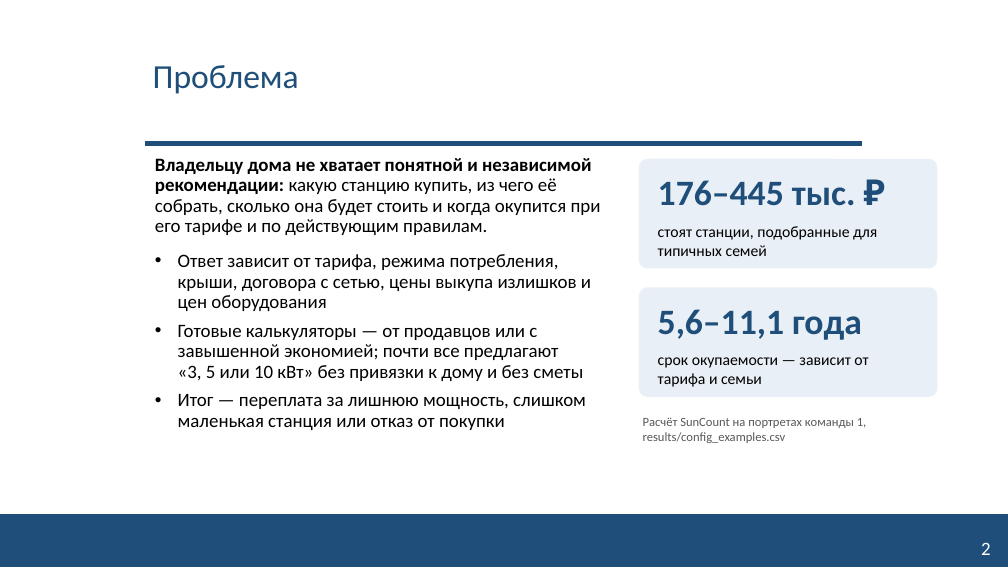
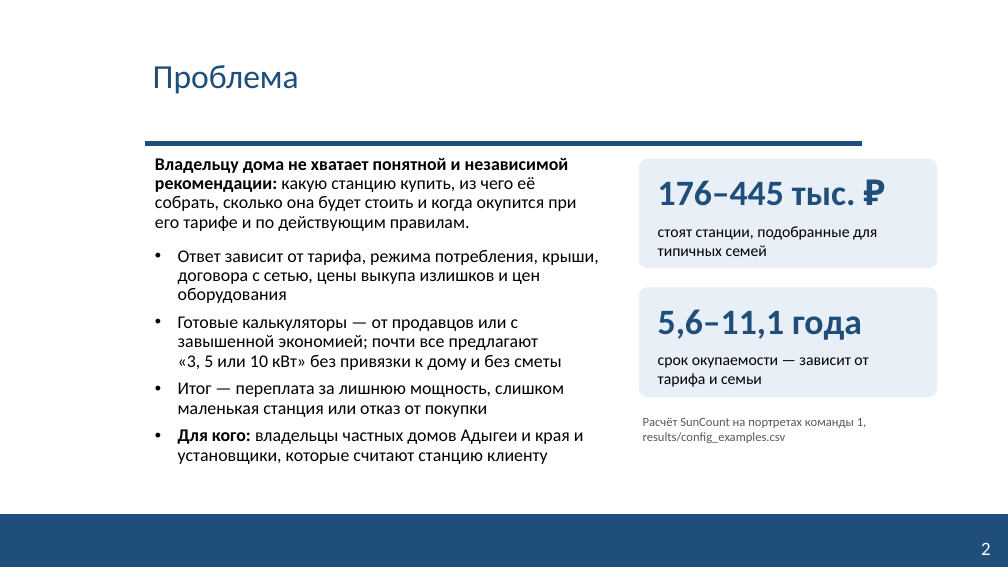
Before and after one commit to NeK0ban/SunCount, a slide deck: slide 2 of reports/SunCount_interim_talk.pptx. Drawn at 1008x567 pixels with LibreOffice and Linux fonts; fonts in the diff are those of the drawing; background and template pictures are left out. Boxes give left, top, right and bottom in pixels: in the first picture for what was removed or moved away, otherwise in the second. Text is boxed around its words. In the diff, an @@ line names an element or a change of style, - is before the commit and + after.

```diff
--- a/reports/SunCount_interim_talk.pptx
+++ b/reports/SunCount_interim_talk.pptx
@@ text at box(155, 157, 599, 417): size 18 to 17 pt in "Владельцу дома не хватает понятной и независимой ...", "Ответ зависит от тарифа, режима потребления, крыши, ...", "Готовые калькуляторы — от продавцов или с ...", "Итог — переплата за лишнюю мощность, слишком ..." @@
@@ text at box(178, 429, 584, 464): paragraph added @@
+• Для кого: владельцы частных домов Адыгеи и края и установщики, которые считают станцию клиенту
```
Also in this commit, not shown: 2 slides added, 7 other files.
